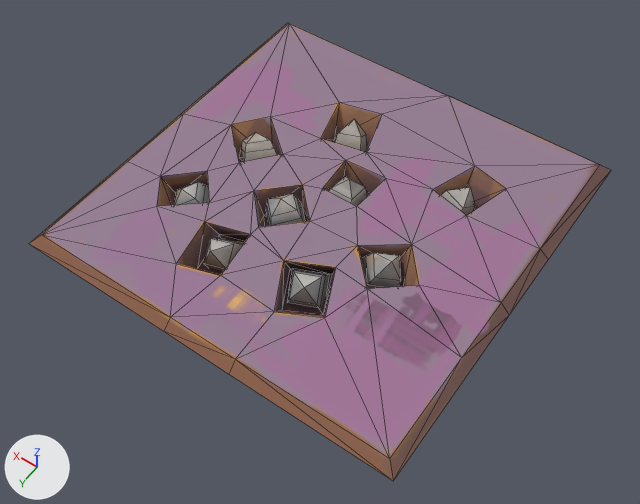
Renders of the FBX model Assets/Hamster/RawAssets/tile_spikes_anim.fbx from each side of a commit.
The view is the same before and after, from a 50 mm lens placed at (-0.0159, 0.0231, 0.0322), pointed at (-0.0005, 0.0015, -0.0017). Lighting does not change. The marker at lower left points along +X, +Y and +Z. Mesh edges are drawn as thin lines. Where no turn or scale is listed for an object, it has been applied to the vertices.

Objects in the first picture: 'tile_normal1', 'tile_spikes17', 'tile_spikes18', 'tile_spikes19', 'tile_spikes20', 'tile_spikes21', 'tile_spikes22', 'tile_spikes23', 'tile_spikes24', 'tile_spikes25'.
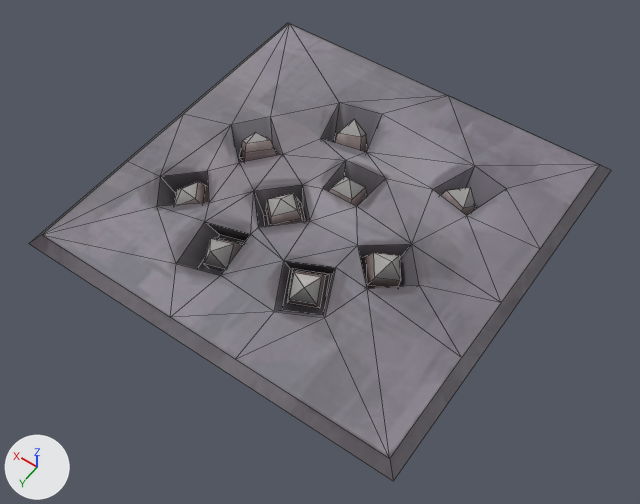
Pixel boxes (x1, y1, x2, y2) of what changed, in the pictures (640 x 504 px):
'tile_spikes21', recoloured, surface changed
    both: (361, 253, 401, 289)
'tile_spikes25', recoloured, surface changed
    both: (240, 132, 277, 162)
'tile_spikes22', recoloured, surface changed
    both: (441, 188, 475, 215)
part 1 of me_mesh_008, surface changed
    both: (266, 193, 305, 226)
part 3 of me_mesh_004, surface changed
    both: (335, 119, 367, 152)
part 6 of me_mesh_006, surface changed
    both: (174, 182, 209, 205)
part 7 of me_mesh, cut back
    both: (29, 23, 611, 481)
part 8 of me_mesh, recoloured
    both: (42, 23, 600, 458)
part 9 of me_mesh_007, surface changed
    both: (204, 238, 244, 272)
part 10 of me_mesh_009, surface changed
    both: (287, 268, 329, 309)
part 11 of me_mesh_001, surface changed
    both: (329, 176, 367, 206)

The change, as a diff of the scene's bpy script:
```diff
--- a/Assets/Hamster/RawAssets/tile_spikes_anim.fbx.py
+++ b/Assets/Hamster/RawAssets/tile_spikes_anim.fbx.py
@@ me_mesh_004 @@
 me_mesh_004.from_pydata(...)  # 13 vertices, 12 faces; spans x -0.00102..0.00115, y -0.00164..0.00096, z -0.00057..0.00203
+# me_mesh_004 part 3: texture (UV) coordinates of 12 of 12 faces, centred in x -0.00065..0.00096, y -0.00142..0.00037, z -0.0001..0.00187, changed; they spanned u 0.29..0.41, v 0.86..0.92 and now span u 0.31..0.36, v 0.3..0.39
 me_mesh_004.materials.append(mat_wall_decos3)
@@ me_mesh_003 @@
 me_mesh_003.from_pydata(...)  # 13 vertices, 12 faces; spans x -0.00131..0.00113, y -0.00122..0.00122, z -0.00045..0.00181
-me_mesh_003.materials.append(mat_wall_decos3)  # picture img_wall_decos2_tex_jpg
+# me_mesh_003 part 2: texture (UV) coordinates of 12 of 12 faces, centred in x -0.00088..0.00045, y -0.00063..0.00063, z 0.00011..0.00157, changed; they spanned u 0.45..0.51, v 0.73..0.84 and now span u 0.31..0.36, v 0.3..0.39
+me_mesh_003.materials.append(mat_tiles_texture01)  # picture img_tile_group_01_tex_jpg
@@ me_mesh_007 @@
 me_mesh_007.from_pydata(...)  # 13 vertices, 12 faces; spans x -0.00107..0.00107, y -0.00087..0.00166, z -0.00062..0.00216
+# me_mesh_007 part 9: texture (UV) coordinates of 12 of 12 faces, centred in x -0.00076..0.00079, y -0.00037..0.00152, z -0.00004..0.00195, changed; they spanned u 0.29..0.36, v 0.73..0.84 and now span u 0.31..0.36, v 0.3..0.39
 me_mesh_007.materials.append(mat_wall_decos3)
@@ me_mesh_009 @@
 me_mesh_009.from_pydata(...)  # 13 vertices, 12 faces; spans x -0.00109..0.00108, y -0.00104..0.0013, z -0.0005..0.00147
+# me_mesh_009 part 10: texture (UV) coordinates of 12 of 12 faces, centred in x -0.00085..0.00064, y -0.00047..0.00096, z -0.00016..0.00139, changed; they spanned u 0.43..0.5, v 0.6..0.71 and now span u 0.31..0.36, v 0.3..0.39
 me_mesh_009.materials.append(mat_wall_decos3)
@@ me_mesh_005 @@
 me_mesh_005.from_pydata(...)  # 13 vertices, 12 faces; spans x -0.00111..0.00118, y -0.00115..0.0011, z -0.00055..0.00113
-me_mesh_005.materials.append(mat_wall_decos3)  # picture img_wall_decos2_tex_jpg
+# me_mesh_005 part 5: texture (UV) coordinates of 12 of 12 faces, centred in x -0.00041..0.00073, y -0.0008..0.00052, z -0.00027..0.00109, changed; they spanned u 0.43..0.55, v 0.86..0.92 and now span u 0.31..0.36, v 0.3..0.39
+me_mesh_005.materials.append(mat_tiles_texture01)  # picture img_tile_group_01_tex_jpg
@@ me_mesh_008 @@
 me_mesh_008.from_pydata(...)  # 13 vertices, 12 faces; spans x -0.00121..0.00121, y -0.00123..0.00123, z -0.00023..0.00129
+# me_mesh_008 part 1: texture (UV) coordinates of 12 of 12 faces, centred in x -0.00053..0.00062, y -0.00058..0.00058, z 0.00013..0.00109, changed; they spanned u 0.37..0.43, v 0.73..0.84 and now span u 0.31..0.36, v 0.3..0.39
 me_mesh_008.materials.append(mat_wall_decos3)
@@ me_mesh_006 @@
 me_mesh_006.from_pydata(...)  # 13 vertices, 12 faces; spans x -0.0011..0.00118, y -0.00119..0.00119, z -0.00049..0.00116
+# me_mesh_006 part 6: texture (UV) coordinates of 12 of 12 faces, centred in x -0.00046..0.00077, y -0.00061..0.0007, z -0.00015..0.00111, changed; they spanned u 0.37..0.44, v 0.6..0.71 and now span u 0.31..0.36, v 0.3..0.39
 me_mesh_006.materials.append(mat_wall_decos3)
@@ me_mesh_002 @@
 me_mesh_002.from_pydata(...)  # 13 vertices, 12 faces; spans x -0.00118..0.00095, y -0.00152..0.00097, z -0.00062..0.002
-me_mesh_002.materials.append(mat_wall_decos3)  # picture img_wall_decos2_tex_jpg
+# me_mesh_002 part 4: texture (UV) coordinates of 12 of 12 faces, centred in x -0.00102..0.00063, y -0.00129..0.00044, z -0.00007..0.00183, changed; they spanned u 0.44..0.55, v 0.93..1.0 and now span u 0.31..0.36, v 0.3..0.39
+me_mesh_002.materials.append(mat_tiles_texture01)  # picture img_tile_group_01_tex_jpg
@@ me_mesh @@
-me_mesh.from_pydata(...)  # 94 vertices, 176 faces; spans x -0.01..0.01, y -0.01..0.01, z -0.0012..0.0006
+me_mesh.from_pydata(...)  # 88 vertices, 112 faces; spans x -0.01..0.01, y -0.01..0.01, z -0.0012..0.0006
+# me_mesh part 7
+# 6 vertices are removed from x -0.01..0.01, y -0.01..0.01, z 0.0
+# 114 faces are deleted
+# 50 new faces join them
+# me_mesh part 8: 62 faces spanning x -0.0095..0.0095, y -0.0095..0.0095, z 0.0005..0.0006 switch from mat_wall_decos3 (picture img_wall_decos2_tex_jpg) to mat_tiles_texture01 (picture img_tile_group_01_tex_jpg)
@@ me_mesh_001 @@
 me_mesh_001.from_pydata(...)  # 13 vertices, 12 faces; spans x -0.00087..0.00087, y -0.00086..0.00086, z -0.00014..0.00181
+# me_mesh_001 part 11: texture (UV) coordinates of 12 of 12 faces, centred in x -0.0008..0.0008, y -0.00085..0.00074, z 0.00021..0.00151, changed; they spanned u 0.29..0.4, v 0.93..0.99 and now span u 0.31..0.36, v 0.3..0.39
 me_mesh_001.materials.append(mat_wall_decos3)
```
